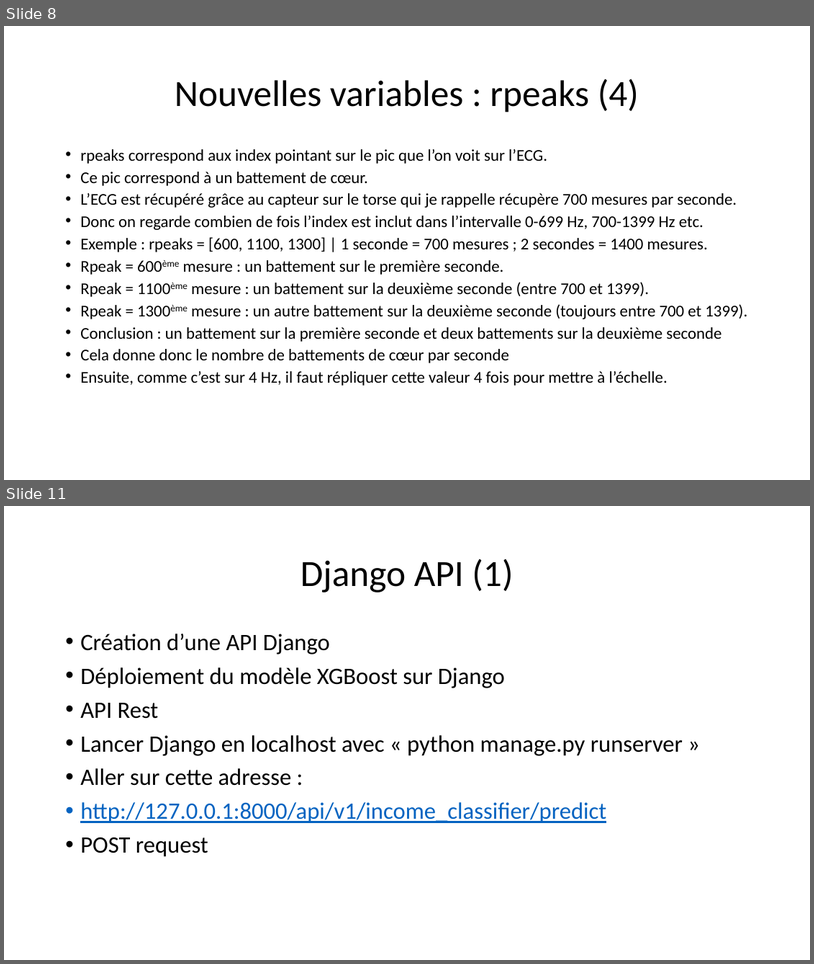
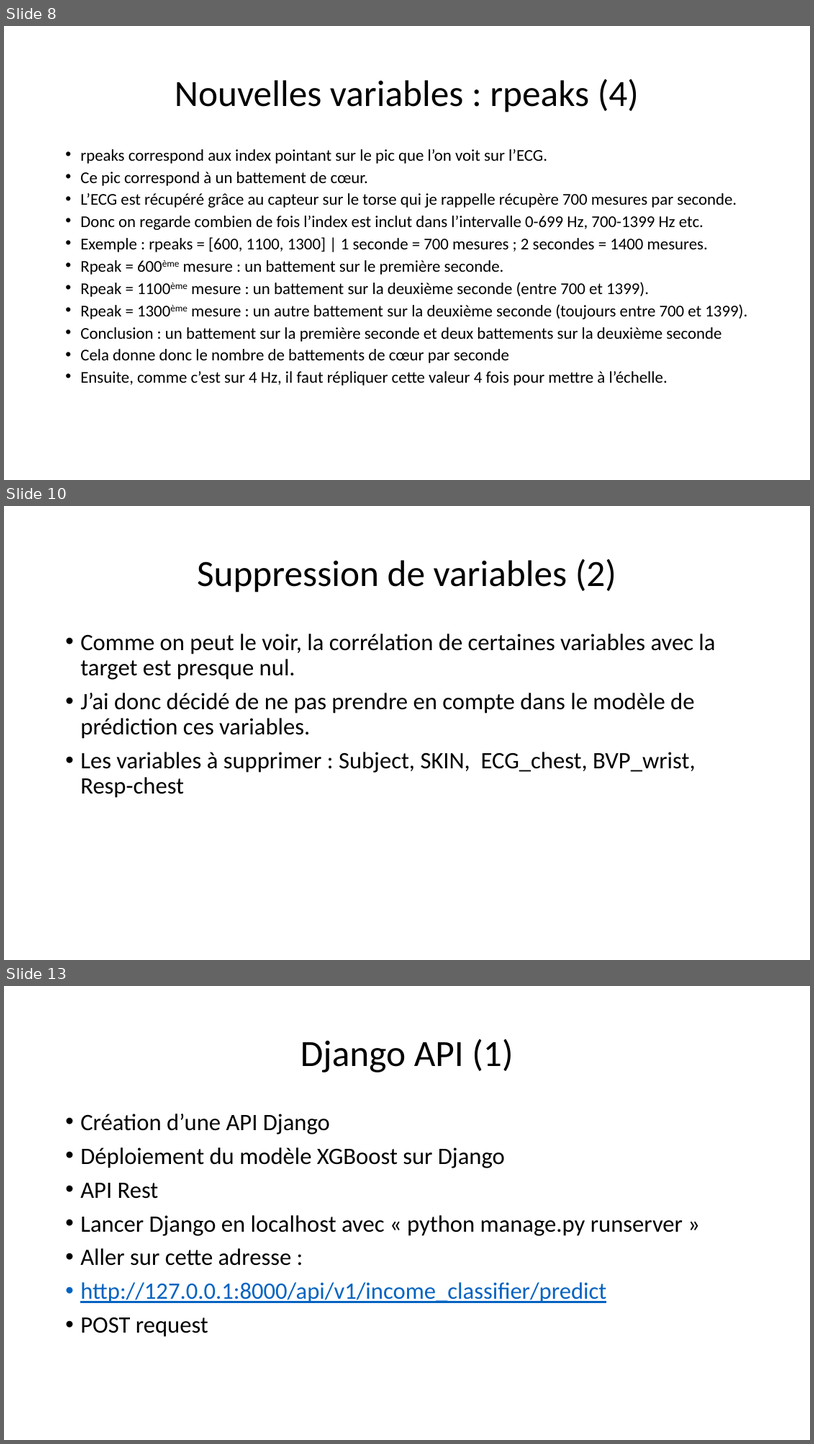
Before and after one commit to dracoeau/projet_python_ppgdalia, a slide deck: Presentation_Projet.pptx. Shown one above the other, each under a label of ours: slides 8 and 11 before the commit, slides 8, 10 and 13 after it; the slides between them are not shown. The pictures are 814x964 and 814x1444 pixels, drawn with LibreOffice and Linux fonts; fonts in the diff are those of the drawing. Boxes give left, top, right and bottom in pixels: in the first picture for what was removed or moved away, otherwise in the second. Text is boxed around its words. In the diff, an @@ line names an element or a change of style, - is before the commit and + after.

```diff
--- a/Presentation_Projet.pptx
+++ b/Presentation_Projet.pptx
@@ slide 10 added at bbox=[4, 506, 810, 960], background #FFFFFF @@
@@ title added at bbox=[197, 559, 617, 592], 44 pt, text #000000 @@
+Suppression de variables (2)
@@ text added at bbox=[80, 633, 715, 798], 28 pt, text #000000 @@
+• Comme on peut le voir, la corrélation de certaines variables avec la target est presque nul.
+• J’ai donc décidé de ne pas prendre en compte dans le modèle de prédiction ces variables.
+• Les variables à supprimer : Subject, SKIN, ECG_chest, BVP_wrist, Resp-chest
@@ what was slide 11 is now slide 13 @@
```
Also in this commit, not shown: 3 slides changed, 1 other slide added, 7 other files.
